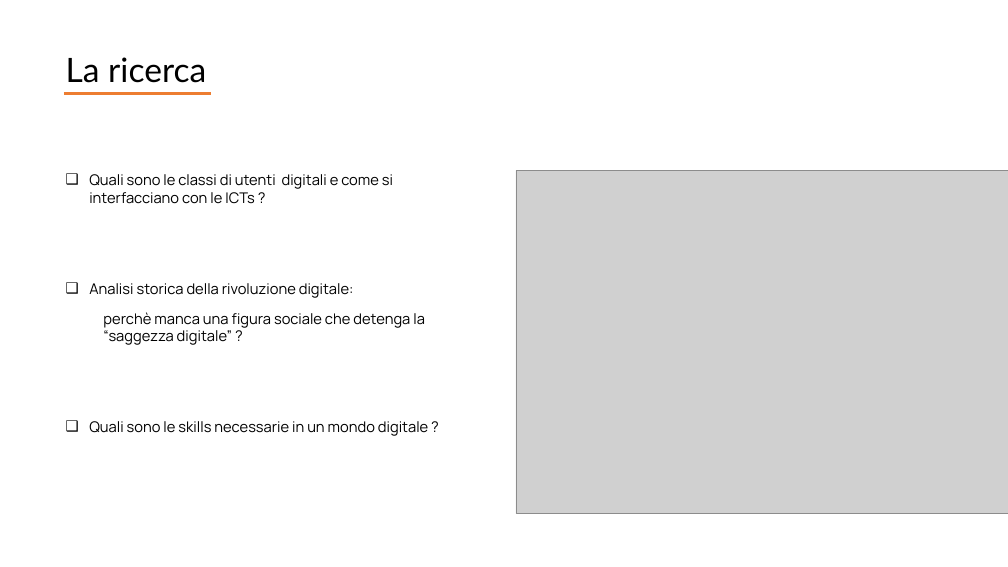
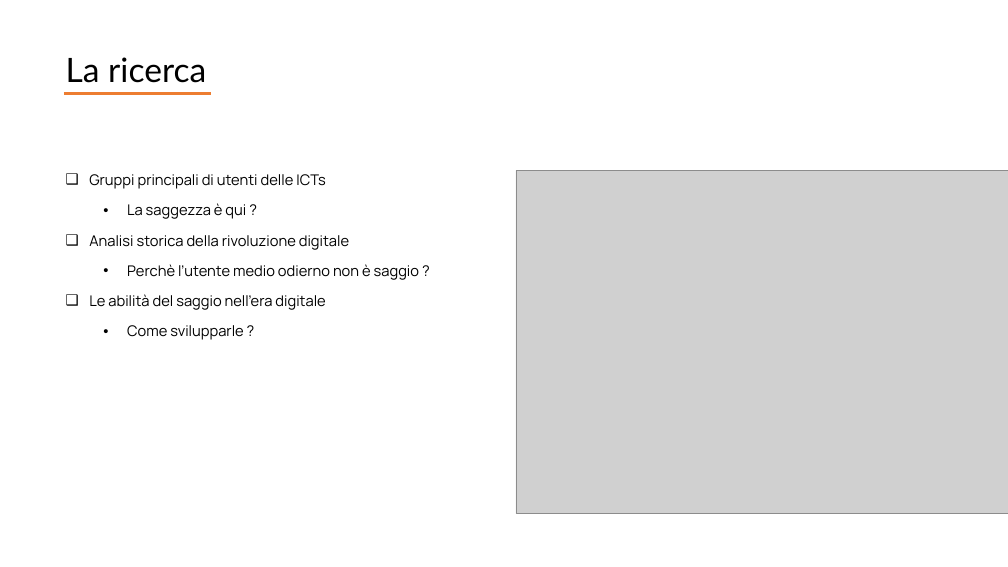
Before and after one commit to giocoal/social-issues-in-information-society-project, a slide deck: slide 2 of Presentazione/Presentazione_completa - Copy.pptx (slide 3 before the commit). Drawn at 1008x567 pixels with LibreOffice and Linux fonts; fonts in the diff are those of the drawing; grey boxes stand for pictures. Boxes give left, top, right and bottom in pixels: in the first picture for what was removed or moved away, otherwise in the second. Text is boxed around its words. In the diff, an @@ line names an element or a change of style, - is before the commit and + after.

```diff
--- a/Presentazione/Presentazione_completa - Copy.pptx
+++ b/Presentazione/Presentazione_completa - Copy.pptx
@@ text at (89,174,419,340): text changed @@
-❑ Quali sono le classi di utenti digitali e come si interfacciano con le ICTs ?
-❑ Analisi storica della rivoluzione digitale:
-  perchè manca una figura sociale che detenga la “saggezza digitale” ?
-❑ Quali sono le skills necessarie in un mondo digitale ?
+❑ Gruppi principali di utenti delle ICTs
+  • La saggezza è qui ?
+❑ Analisi storica della rivoluzione digitale
+  • Perchè l’utente medio odierno non è saggio ?
+❑ Le abilità del saggio nell’era digitale
+  • Come svilupparle ?
```
Also in this commit, not shown: 2 other slides changed, 1 slide added, 4 slides removed.
